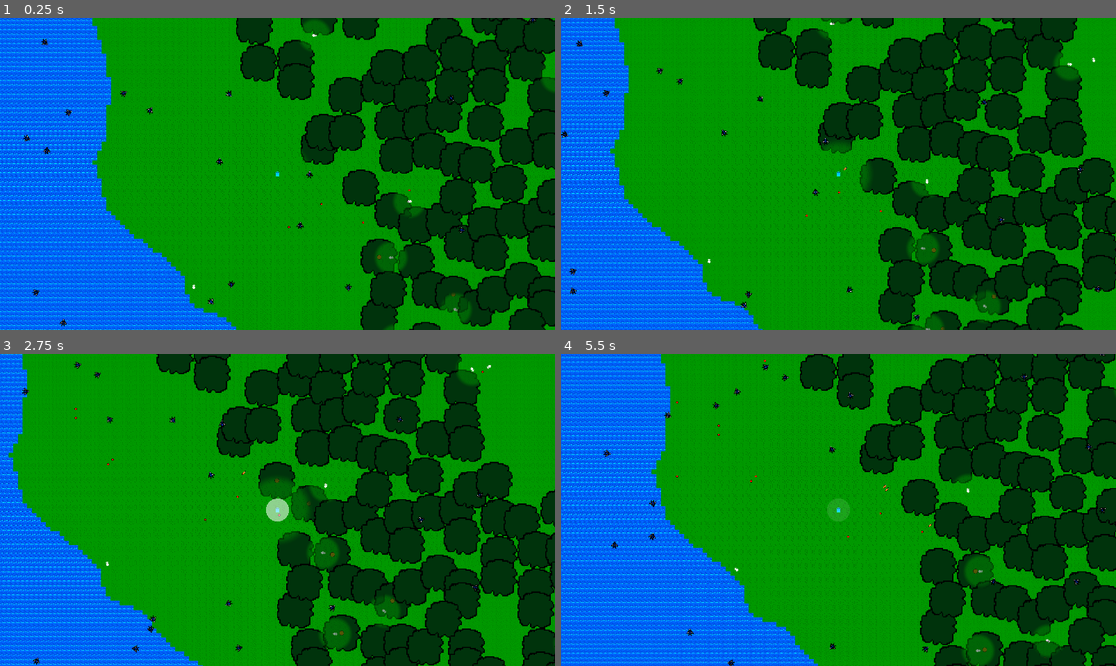
Above: before the commit, frames 1-4 (two rows, left to right).
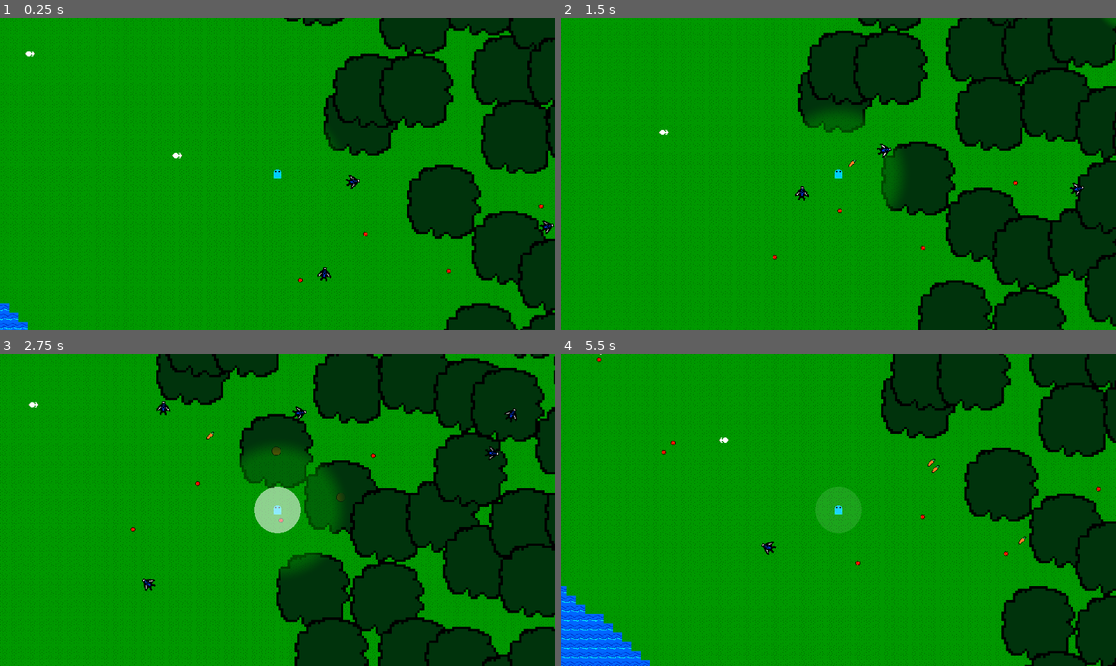
Above: after the commit, the same moments.

Repository: Kyhel/lost-in-pixels
Game: Godot game, scene res://scenes/game.tscn
Two runs of this game, one before a commit and one after it. Both use one fixed random seed, a clock stepped at 60 frames per second and the inputs below.
Inputs:
- Up to frame 1 (0.25 s): no input
- Up to frame 2 (1.5 s): hold Right (ui_right) 0.53-1.28 s; hold F (attack) 0.53-1.28 s; hold Down (ui_down) from 1.28 s (still down); tap Q (spawn_carrot) at 1.35 s
- Up to frame 3 (2.75 s): release Down (ui_down) at 2.03 s; hold Right (ui_right) from 2.03 s (still down); hold F (attack) from 2.03 s (still down)
- Up to frame 4 (5.5 s): release Right (ui_right) at 2.78 s; release F (attack) at 2.78 s; hold Up (ui_up) 2.78-3.53 s; tap Q (spawn_carrot) at 2.85, 4.35 s; hold F (attack) 3.53-4.28 s; hold Left (ui_left) 3.53-5.03 s; hold Down (ui_down) from 5.03 s (still down); hold F (attack) from 5.03 s (still down)

The runs differ from the first frame. In frame 1, 52% of the frame differs, in the area x 0-100%, y 0-100%; in frame 2, 51%; in frame 3, 47%; in frame 4, 54%.

Commit message:
Add movement strategies

Diff:
--- a/actors/base/creature.gd
+++ b/actors/base/creature.gd
@@ -39,17 +39,15 @@
 
 	if creature_data != null:
 
+		if movement != null:
+			movement.set_strategy(self)
+
 		if !creature_data.can_fly:
 			var mask_world = get_tree().current_scene.find_child("MaskWorld")
 			alpha_mask = alpha_mask_scene.instantiate()
 			alpha_mask.node = self
 			mask_world.add_child(alpha_mask)
 
-
-		if creature_data.walking_speed > 0:
-			movement.walking_speed = creature_data.walking_speed
-		if creature_data.rotating_speed > 0:
-			movement.rotating_speed = creature_data.rotating_speed
 		for goal in creature_data.goals:
 			goals.append(goal)
 		is_big = creature_data.size_type == CreatureData.CreatureSize.BIG
--- a/actors/base/creature_data.gd
+++ b/actors/base/creature_data.gd
@@ -8,6 +8,13 @@
 	BIG     ## Layer 5 "Big creatures" - collides with terrain and other big creatures only.
 }
 
+enum MovementType {
+	HOP,
+	FLY,
+	WALK,
+	RUN
+}
+
 @export var display_name: String = ""
 @export var sprite: Texture2D
 @export var sensor_scenes: Array[PackedScene] = []  ## Sensor scenes (e.g. FoodSensor); each runs every tick and writes to the creature's blackboard. Root node must be a [Sensor].
@@ -16,7 +23,10 @@
 @export var can_fly: bool = false
 @export var scale_factor: float = 1.0
 @export var size: int = 16
-@export var walking_speed: float = 40.0
+@export var base_speed: float = 40.0
+@export var running_multiplier: float = 2.0
+@export var hop_multiplier: float = 1.0
 @export var rotating_speed: float = TAU
-@export var biomes: Array[WorldGenerator.Biome] = []
-@export var excluded_tile_types: Array[WorldGenerator.TileType] = []
+@export var biomes: Array[WorldGenerator.Biome] = [WorldGenerator.Biome.FOREST, WorldGenerator.Biome.PLAINS]
+@export var excluded_tile_types: Array[WorldGenerator.TileType] = [WorldGenerator.TileType.WATER]
+@export var movement_types: Array[MovementType] = [MovementType.WALK]
--- a/actors/movement/movement_component.gd
+++ b/actors/movement/movement_component.gd
@@ -1,13 +1,14 @@
 class_name MovementComponent
 extends Node
 
-const ROTATION_DONE_THRESHOLD: float = 0.01  ## Radians; consider rotation complete below this
-
-@export var walking_speed := 40.0
-@export var rotating_speed := TAU
-
 var target_position : Vector2
 var has_target := false
+
+var strategy: MovementStrategy
+
+func set_strategy(creature: Creature) -> void:
+	var movement_type = creature.creature_data.movement_types[0]
+	strategy = MovementStrategyDatabase.get_strategy(movement_type).duplicate()
 
 func move_to(pos: Vector2) -> void:
 	target_position = pos
@@ -15,6 +16,7 @@
 
 func stop() -> void:
 	has_target = false
+	strategy.reset()
 
 func update_movement(creature: Creature, delta: float) -> void:
 
@@ -22,18 +24,7 @@
 		creature.velocity = Vector2.ZERO
 		return
 
-	var dir = (target_position - creature.global_position).normalized()
-	var target_angle := dir.angle()
-	var angle_diff := angle_difference(creature.rotation, target_angle)
-	var angle_diff_abs = abs(angle_diff)
-	var max_turn := rotating_speed * delta
-	creature.rotation += sign(angle_diff) * min(angle_diff_abs, max_turn)
+	if strategy == null:
+		return
 
-	# if angle_diff_abs <= ROTATION_DONE_THRESHOLD:
-	# 	creature.velocity = dir * walking_speed
-	# 	return
-
-	# var rotation_ratio = max(0, (PI - angle_diff_abs) / PI - 0.5)
-
-	# creature.velocity = Vector2.from_angle(creature.rotation) * walking_speed * rotation_ratio
-	creature.velocity = dir * walking_speed
+	strategy.move(creature, target_position, delta)
--- /dev/null
+++ b/actors/movement/movement_strategy.gd
@@ -0,0 +1,8 @@
+class_name MovementStrategy
+extends Resource
+
+func move(_creature: Creature, _target_position: Vector2, _delta: float) -> void:
+	pass
+
+func reset() -> void:
+	pass
--- /dev/null
+++ b/actors/movement/strategies/default_strategy.gd
@@ -0,0 +1,25 @@
+class_name DefaultStrategy
+extends MovementStrategy
+
+const ROTATION_DONE_THRESHOLD: float = 0.01  ## Radians; consider rotation complete below this
+
+func move(creature: Creature, target_position: Vector2, delta: float) -> void:
+
+	if creature.creature_data == null:
+		return
+
+	var dir = (target_position - creature.global_position).normalized()
+	var target_angle := dir.angle()
+	var angle_diff := angle_difference(creature.rotation, target_angle)
+	var angle_diff_abs = abs(angle_diff)
+	var max_turn := creature.creature_data.rotating_speed * delta
+	creature.rotation += sign(angle_diff) * min(angle_diff_abs, max_turn)
+
+	# if angle_diff_abs <= ROTATION_DONE_THRESHOLD:
+	# 	creature.velocity = dir * walking_speed
+	# 	return
+
+	# var rotation_ratio = max(0, (PI - angle_diff_abs) / PI - 0.5)
+
+	# creature.velocity = Vector2.from_angle(creature.rotation) * walking_speed * rotation_ratio
+	creature.velocity = dir * creature.creature_data.base_speed
--- /dev/null
+++ b/actors/movement/strategies/hop_strategy.gd
@@ -0,0 +1,36 @@
+class_name HopStrategy
+extends MovementStrategy
+
+@export var rest_duration: float = 0.8
+@export var hop_duration: float = 0.2
+
+var hop_timer: float = 0.0
+
+func move(creature: Creature, target_position: Vector2, delta: float) -> void:
+
+	hop_timer -= delta
+
+	if hop_timer < 0.0:
+		hop_timer = rest_duration + hop_duration
+
+	if hop_timer < rest_duration:
+		creature.velocity = Vector2.ZERO
+		return
+
+	var direction = (target_position - creature.global_position).normalized()
+	var target_angle := direction.angle()
+	var angle_diff := angle_difference(creature.rotation, target_angle)
+	var angle_diff_abs = abs(angle_diff)
+	var max_turn := creature.creature_data.rotating_speed * delta
+
+	creature.rotation += sign(angle_diff) * min(angle_diff_abs, max_turn)
+
+	# var hop_time_ratio = 1
+	var hop_time_ratio = hop_duration / (rest_duration + hop_duration)
+
+	var speed = creature.creature_data.base_speed * creature.creature_data.hop_multiplier / hop_time_ratio
+
+	creature.velocity = direction * speed
+
+func reset() -> void:
+	hop_timer = 0.0
--- a/ai/behaviors/trees/wander_bt.tscn
+++ b/ai/behaviors/trees/wander_bt.tscn
@@ -16,4 +16,6 @@
 
 [node name="WaitAction" type="Node" parent="BTSequence" unique_id=477125310]
 script = ExtResource("4_gqfhc")
+max_wait_time = 0.0
+min_wait_time = 0.0
 metadata/_custom_type_script = "uid://bxanopywmp2d8"
--- a/data/actors/animals/big_wandering.tres
+++ b/data/actors/animals/big_wandering.tres
@@ -1,15 +1,15 @@
 [gd_resource type="Resource" script_class="CreatureData" format=3 uid="uid://3x8jvdyeafyk"]
 
-[ext_resource type="Script" uid="uid://b03s60gt6mpeu" path="res://ai/goals/goal.gd" id="1_74u4j"]
-[ext_resource type="Script" uid="uid://clk4ii14vm1a2" path="res://actors/base/creature_data.gd" id="1_script"]
-[ext_resource type="Texture2D" uid="uid://dyh4mefaigyld" path="res://assets/Monster_1.png" id="2_texture"]
-[ext_resource type="Resource" uid="uid://dhnvy30mkocgp" path="res://ai/goals/wander_goal.tres" id="2_v4pfn"]
+[ext_resource type="Script" uid="uid://b03s60gt6mpeu" path="res://ai/goals/goal.gd" id="1_6nug8"]
+[ext_resource type="Resource" uid="uid://dhnvy30mkocgp" path="res://ai/goals/wander_goal.tres" id="2_llims"]
+[ext_resource type="Script" uid="uid://clk4ii14vm1a2" path="res://actors/base/creature_data.gd" id="3_w2fk1"]
+[ext_resource type="Texture2D" uid="uid://dyh4mefaigyld" path="res://assets/Monster_1.png" id="4_6v0ai"]
 
 [resource]
-script = ExtResource("1_script")
+script = ExtResource("3_w2fk1")
 display_name = "Big Wandering"
-sprite = ExtResource("2_texture")
-goals = Array[ExtResource("1_74u4j")]([ExtResource("2_v4pfn")])
+sprite = ExtResource("4_6v0ai")
+goals = Array[ExtResource("1_6nug8")]([ExtResource("2_llims")])
 size_type = 1
 size = 64
 biomes = Array[int]([1, 0])
--- a/data/actors/animals/rabbit.tres
+++ b/data/actors/animals/rabbit.tres
@@ -1,19 +1,17 @@
 [gd_resource type="Resource" script_class="CreatureData" format=3 uid="uid://06r8vifs4yfn"]
 
-[ext_resource type="Script" uid="uid://clk4ii14vm1a2" path="res://actors/base/creature_data.gd" id="1_7ksi1"]
-[ext_resource type="PackedScene" uid="uid://dhpxlm3jh1l0h" path="res://ai/behaviors/trees/wander_bt.tscn" id="1_g1fp2"]
-[ext_resource type="Resource" uid="uid://dhnvy30mkocgp" path="res://ai/goals/wander_goal.tres" id="2_4ys6m"]
-[ext_resource type="Script" uid="uid://b03s60gt6mpeu" path="res://ai/goals/goal.gd" id="2_g1fp2"]
-[ext_resource type="Resource" uid="uid://6kr4qf001sd" path="res://ai/goals/eat_goal.tres" id="3_32vlr"]
-[ext_resource type="Texture2D" uid="uid://fy0y4hm3l8qb" path="res://assets/creatures/rabbit.png" id="3_i472i"]
-[ext_resource type="PackedScene" uid="uid://t3fl73nnvosx" path="res://ai/sensors/rabbit_food_sensor.tscn" id="6_g1fp2"]
+[ext_resource type="Script" uid="uid://b03s60gt6mpeu" path="res://ai/goals/goal.gd" id="1_dp7fp"]
+[ext_resource type="Resource" uid="uid://dhnvy30mkocgp" path="res://ai/goals/wander_goal.tres" id="2_dtyic"]
+[ext_resource type="Resource" uid="uid://6kr4qf001sd" path="res://ai/goals/eat_goal.tres" id="3_a2dy0"]
+[ext_resource type="Script" uid="uid://clk4ii14vm1a2" path="res://actors/base/creature_data.gd" id="4_247ax"]
+[ext_resource type="PackedScene" uid="uid://t3fl73nnvosx" path="res://ai/sensors/rabbit_food_sensor.tscn" id="5_q2khm"]
+[ext_resource type="Texture2D" uid="uid://fy0y4hm3l8qb" path="res://assets/creatures/rabbit.png" id="6_bg2f0"]
 
 [resource]
-script = ExtResource("1_7ksi1")
-sprite = ExtResource("3_i472i")
-behavior_tree = ExtResource("1_g1fp2")
-sensor_scenes = Array[PackedScene]([ExtResource("6_g1fp2")])
-goals = Array[ExtResource("2_g1fp2")]([ExtResource("2_4ys6m"), ExtResource("3_32vlr")])
-biomes = Array[int]([0, 1])
-excluded_tile_types = Array[int]([0])
+script = ExtResource("4_247ax")
+sprite = ExtResource("6_bg2f0")
+sensor_scenes = Array[PackedScene]([ExtResource("5_q2khm")])
+goals = Array[ExtResource("1_dp7fp")]([ExtResource("2_dtyic"), ExtResource("3_a2dy0")])
+hop_multiplier = 0.5
+movement_types = Array[int]([0])
 metadata/_custom_type_script = "uid://clk4ii14vm1a2"
--- a/data/actors/animals/wandering_bird.tres
+++ b/data/actors/animals/wandering_bird.tres
@@ -1,18 +1,16 @@
 [gd_resource type="Resource" script_class="CreatureData" format=3 uid="uid://l3jujd554n0k"]
 
-[ext_resource type="Script" uid="uid://clk4ii14vm1a2" path="res://actors/base/creature_data.gd" id="1_script"]
-[ext_resource type="PackedScene" uid="uid://cwqtctflh1m13" path="res://ai/behaviors/trees/fly_bt.tscn" id="1_tk8hh"]
-[ext_resource type="Texture2D" uid="uid://bvek2ki4p8hcc" path="res://assets/FlyingMonster_1.png" id="2_texture"]
-[ext_resource type="Script" uid="uid://b03s60gt6mpeu" path="res://ai/goals/goal.gd" id="2_tk8hh"]
-[ext_resource type="Resource" uid="uid://lid6ossrt48q" path="res://ai/goals/fly_goal.tres" id="3_sg2rb"]
+[ext_resource type="Script" uid="uid://b03s60gt6mpeu" path="res://ai/goals/goal.gd" id="1_tfc83"]
+[ext_resource type="Resource" uid="uid://lid6ossrt48q" path="res://ai/goals/fly_goal.tres" id="2_natbx"]
+[ext_resource type="Script" uid="uid://clk4ii14vm1a2" path="res://actors/base/creature_data.gd" id="3_5ln18"]
+[ext_resource type="Texture2D" uid="uid://bvek2ki4p8hcc" path="res://assets/FlyingMonster_1.png" id="4_eh5x5"]
 
 [resource]
-script = ExtResource("1_script")
+script = ExtResource("3_5ln18")
 display_name = "Wandering Bird"
-sprite = ExtResource("2_texture")
-behavior_tree = ExtResource("1_tk8hh")
-goals = Array[ExtResource("2_tk8hh")]([ExtResource("3_sg2rb")])
+sprite = ExtResource("4_eh5x5")
+goals = Array[ExtResource("1_tfc83")]([ExtResource("2_natbx")])
 can_fly = true
 size = 24
-walking_speed = 60
+base_speed = 80.0
 biomes = Array[int]([0, 1, 2])
--- /dev/null
+++ b/data/actors/movement/default_movement_strategy.tres
@@ -0,0 +1,7 @@
+[gd_resource type="Resource" script_class="DefaultStrategy" format=3 uid="uid://b3fknfw4st7n"]
+
+[ext_resource type="Script" uid="uid://wumoutf5vwrd" path="res://actors/movement/strategies/default_strategy.gd" id="1_xv7s2"]
+
+[resource]
+script = ExtResource("1_xv7s2")
+metadata/_custom_type_script = "uid://wumoutf5vwrd"
--- /dev/null
+++ b/data/actors/movement/hop_movement_strategy.tres
@@ -0,0 +1,7 @@
+[gd_resource type="Resource" script_class="HopStrategy" format=3 uid="uid://ccbjrv2e40uvo"]
+
+[ext_resource type="Script" uid="uid://b5ia1e1umxxyw" path="res://actors/movement/strategies/hop_strategy.gd" id="1_eypvh"]
+
+[resource]
+script = ExtResource("1_eypvh")
+metadata/_custom_type_script = "uid://b5ia1e1umxxyw"
--- /dev/null
+++ b/managers/movement_strategy_database.gd
@@ -0,0 +1,19 @@
+extends Node
+
+var _movement_strategies_by_type: Dictionary = {}
+
+func _ready() -> void:
+	_register_defaults()
+
+
+func _register_defaults() -> void:
+	_register_strategy(CreatureData.MovementType.WALK, load("res://data/actors/movement/default_movement_strategy.tres"))
+	_register_strategy(CreatureData.MovementType.HOP, load("res://data/actors/movement/hop_movement_strategy.tres"))
+
+func _register_strategy(movement_type: CreatureData.MovementType, strategy: MovementStrategy) -> void:
+	if strategy == null:
+		return
+	_movement_strategies_by_type[movement_type] = strategy
+
+func get_strategy(movement_type: CreatureData.MovementType) -> MovementStrategy:
+	return _movement_strategies_by_type.get(movement_type, null)
--- a/project.godot
+++ b/project.godot
@@ -21,6 +21,7 @@
 EntitiesManager="*uid://otxlxrmoyt70"
 ObjectsManager="*uid://dp4jmd73t0oak"
 ItemDatabase="*res://managers/item_database.gd"
+MovementStrategyDatabase="*uid://c5id1fhom68l2"
 
 [display]
 
--- a/scenes/game.tscn
+++ b/scenes/game.tscn
@@ -64,6 +64,7 @@
 texture = ExtResource("4_iywne")
 
 [node name="Camera" type="Camera2D" parent="World/Entities/Player" unique_id=526099589]
+zoom = Vector2(2, 2)
 
 [node name="CollisionShape2D" type="CollisionShape2D" parent="World/Entities/Player" unique_id=664193358]
 shape = SubResource("CircleShape2D_gee14")
Not shown, added: actors/movement/movement_strategy.gd.uid
Not shown, added: actors/movement/strategies/default_strategy.gd.uid
Not shown, added: actors/movement/strategies/hop_strategy.gd.uid
Not shown, added: managers/movement_strategy_database.gd.uid
